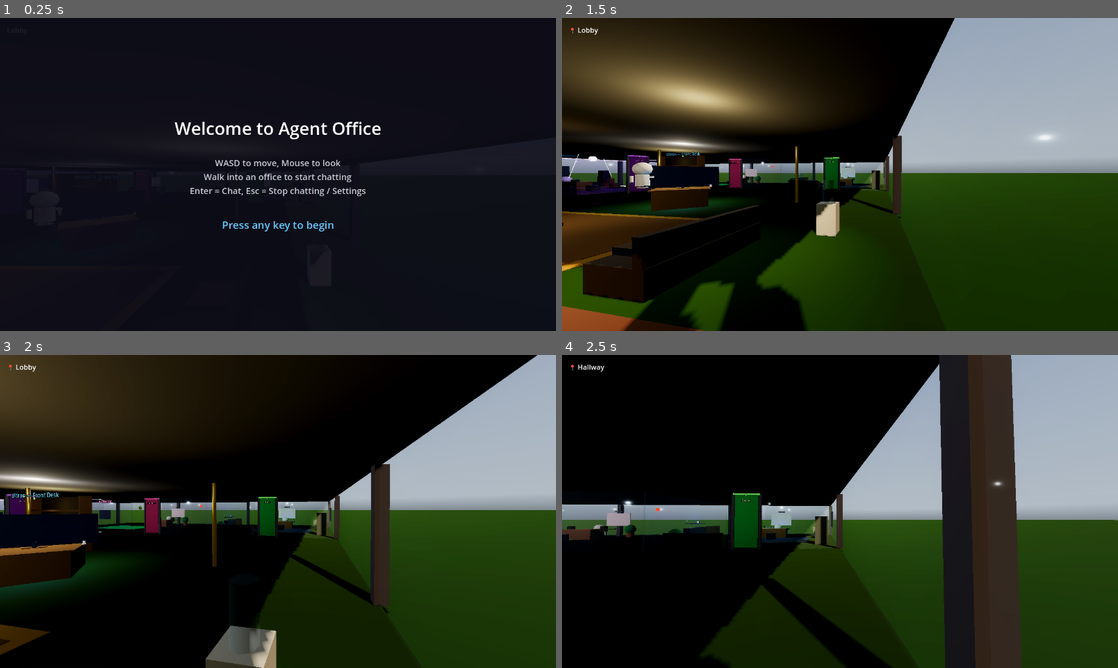
Above: before the commit, frames 1-4 (two rows, left to right).
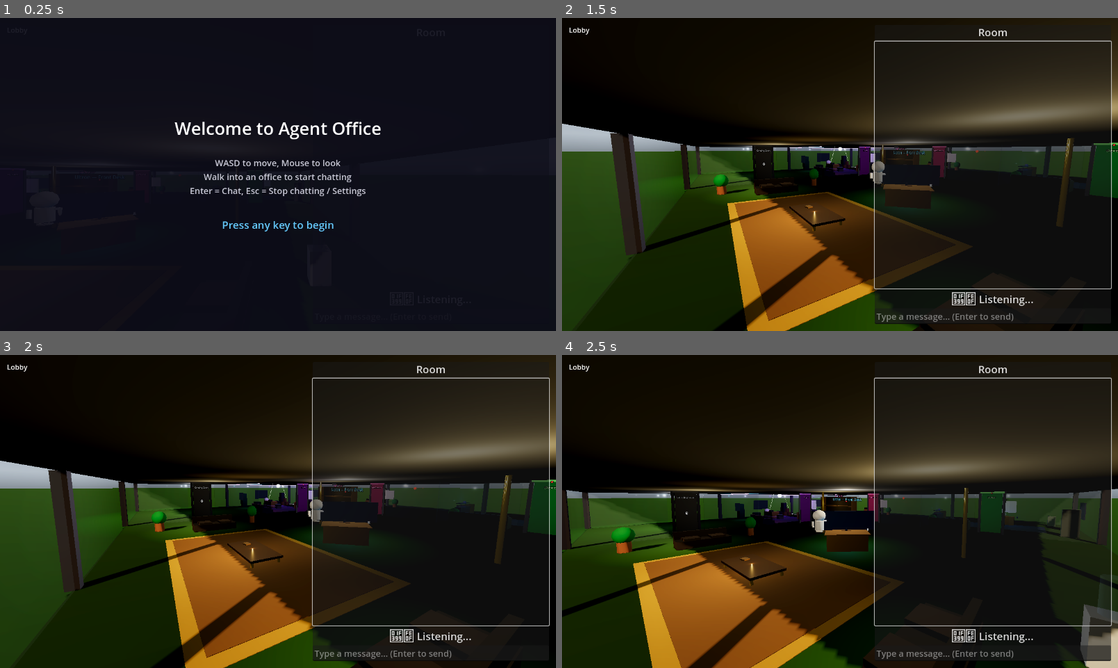
Above: after the commit, the same moments.

Repository: ultron02012026-agent/agent-office
Game: Godot game, scene res://scenes/main.tscn
Two runs of this game, one before a commit and one after it. Both use one fixed random seed, a clock stepped at 60 frames per second and the inputs below. A sky picture missing from this copy of the repository is replaced by a grey-blue gradient.
Inputs (mouse positions are in pixels of both pictures, inside the frame that each line leads up to):
- Up to frame 1 (0.25 s): no input
- Up to frame 2 (1.5 s): tap Enter at 0.5, 1.35 s; move the mouse to (962, 158) at 0.52 s; hold D (move_right) 0.53-1.28 s; hold Shift (sprint) 0.53-1.28 s; click (962, 158) at 0.67 s; tap Space (jump) at 0.77 s; move the mouse to (812, 174) at 1.27 s; hold W (move_forward) from 1.28 s (still down)
- Up to frame 3 (2 s): keep holding W (move_forward); tap Space (jump) at 1.52 s
- Up to frame 4 (2.5 s): keep holding W (move_forward); move the mouse to (851, 505) at 2.02 s; tap V at 2.1 s

The runs differ from the first frame. In frame 2, 78% of the frame differs, in the area x 0-100%, y 0-100%; in frame 3, 78%; in frame 4, 68%.
Error after the commit: Parse Error: Identifier "_on_meta_clicked" not declared in the current scope. (res://scripts/chat_ui.gd:48)

Commit message:
ideas: custom maps / build your own office concept

Diff:
--- a/scenes/main.tscn
+++ b/scenes/main.tscn
@@ -1873,16 +1873,17 @@
 
 [node name="Panel" type="PanelContainer" parent="ChatUI"]
 anchors_preset = 2
-anchor_left = 0.0
-anchor_top = 1.0
-anchor_right = 0.0
+anchors_preset = 3
+anchor_left = 1.0
+anchor_top = 0.0
+anchor_right = 1.0
 anchor_bottom = 1.0
-offset_left = 16
-offset_top = -1080
-offset_right = 1640
+offset_left = -560
+offset_top = 16
+offset_right = -16
 offset_bottom = -16
-grow_vertical = 0
-modulate = Color(1, 1, 1, 0.75)
+grow_horizontal = 0
+modulate = Color(1, 1, 1, 0.85)
 
 [node name="VBoxContainer" type="VBoxContainer" parent="ChatUI/Panel"]
 layout_mode = 2
@@ -1891,7 +1892,7 @@
 layout_mode = 2
 text = "Room"
 horizontal_alignment = 1
-theme_override_font_sizes/font_size = 32
+theme_override_font_sizes/font_size = 24
 
 [node name="ChatLog" type="RichTextLabel" parent="ChatUI/Panel/VBoxContainer"]
 layout_mode = 2
@@ -1899,9 +1900,10 @@
 bbcode_enabled = true
 text = ""
 scroll_following = true
-theme_override_font_sizes/normal_font_size = 28
-theme_override_font_sizes/bold_font_size = 28
-theme_override_font_sizes/italics_font_size = 28
+selection_enabled = true
+theme_override_font_sizes/normal_font_size = 24
+theme_override_font_sizes/bold_font_size = 24
+theme_override_font_sizes/italics_font_size = 24
 
 [node name="VoiceIndicator" type="Label" parent="ChatUI/Panel/VBoxContainer"]
 layout_mode = 2
@@ -1912,7 +1914,7 @@
 [node name="TextInput" type="LineEdit" parent="ChatUI/Panel/VBoxContainer"]
 layout_mode = 2
 placeholder_text = "Type a message... (Enter to send)"
-theme_override_font_sizes/font_size = 28
+theme_override_font_sizes/font_size = 20
 
 [node name="HTTPRequest" type="HTTPRequest" parent="ChatUI"]
 
--- a/scripts/chat_ui.gd
+++ b/scripts/chat_ui.gd
@@ -16,6 +16,9 @@
 # Streaming state
 var _streaming_text: String = ""
 var _is_streaming: bool = false
+var _thinking_timer: float = 0.0
+var _thinking_dots: int = 1
+var _url_regex: RegEx = null
 
 # Voice status indicator
 var voice_status: String = "listening"  # listening, recording, processing
@@ -35,6 +38,14 @@
 func _ready():
 	panel.visible = false
 	http_request.request_completed.connect(_on_request_completed)
+
+	# URL regex for clickable links
+	_url_regex = RegEx.new()
+	_url_regex.compile("(https?://[^\\s\\[\\]<>\"]+)")
+
+	# Connect meta_clicked for clickable links
+	if chat_log:
+		chat_log.meta_clicked.connect(_on_meta_clicked)
 
 	# Connect text input
 	if text_input:
Not shown, changed: IDEAS.md
